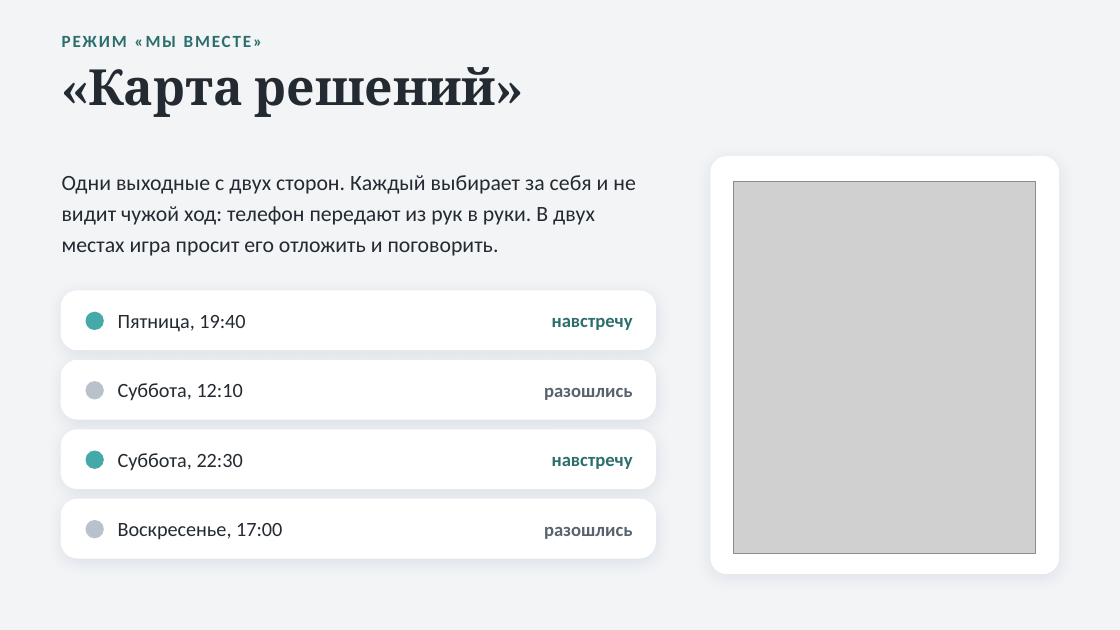
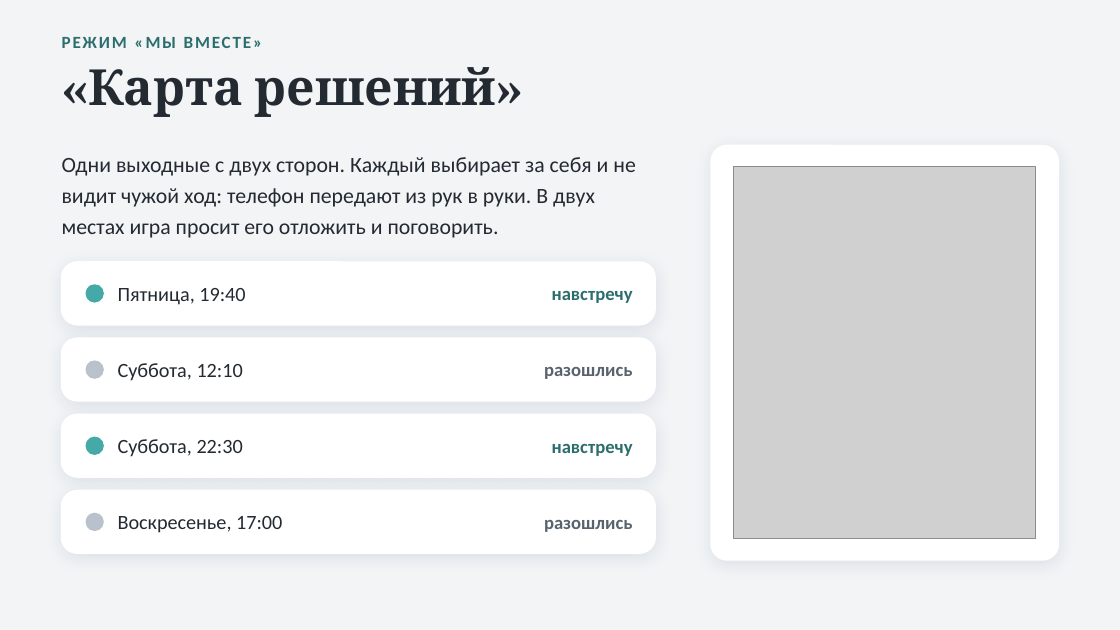
Before and after one commit to Levalnik0/proekt-eho, a slide deck: slide 9 of Проект_Эхо_презентация.pptx. Drawn at 1120x630 pixels with LibreOffice and Linux fonts; fonts in the diff are those of the drawing; grey boxes stand for pictures. Boxes give left, top, right and bottom in pixels: in the first picture for what was removed or moved away, otherwise in the second. Text is boxed around its words. In the diff, an @@ line names an element or a change of style, - is before the commit and + after.

```diff
--- a/Проект_Эхо_презентация.pptx
+++ b/Проект_Эхо_презентация.pptx
@@ text "Одни выходные с двух сторон. ...": place and size @@
-text "Одни выходные с двух сторон. ..." at box(62, 175, 636, 256)
+text "Одни выходные с двух сторон. ..." at box(62, 157, 636, 238)
@@ text "Одни выходные с двух сторон. ..." at box(62, 157, 636, 238): vertical alignment middle to top @@
@@ rounded rectangle: place and size @@
-rounded rectangle at box(711, 157, 1058, 573)
+rounded rectangle at box(711, 146, 1058, 560)
@@ picture: place and size @@
-picture at box(734, 181, 1036, 553)
+picture at box(734, 167, 1036, 539)
@@ proportions changed in 4 elements at box(62, 491, 655, 553), box(62, 414, 655, 477), box(62, 338, 655, 401), box(62, 262, 655, 325) @@
@@ rounded rectangle: place and size @@
-rounded rectangle at box(62, 291, 655, 349)
+rounded rectangle at box(62, 262, 655, 325)
@@ text "Пятница, 19:40": place and size @@
-text "Пятница, 19:40" at box(118, 315, 245, 332)
+text "Пятница, 19:40" at box(118, 288, 245, 305)
@@ text "навстречу": place and size @@
-text "навстречу" at box(552, 317, 633, 330)
+text "навстречу" at box(552, 290, 633, 303)
@@ ellipse: place and size @@
-ellipse at box(86, 312, 103, 329)
+ellipse at box(86, 284, 103, 301)
@@ rounded rectangle: place and size @@
-rounded rectangle at box(62, 361, 655, 419)
+rounded rectangle at box(62, 338, 655, 401)
@@ text "Суббота, 12:10": place and size @@
-text "Суббота, 12:10" at box(118, 383, 243, 401)
+text "Суббота, 12:10" at box(118, 363, 243, 381)
@@ text "разошлись": place and size @@
-text "разошлись" at box(544, 388, 633, 400)
+text "разошлись" at box(544, 367, 633, 379)
@@ ellipse: place and size @@
-ellipse at box(86, 382, 103, 399)
+ellipse at box(86, 362, 103, 379)
@@ rounded rectangle: place and size @@
-rounded rectangle at box(62, 430, 655, 488)
+rounded rectangle at box(62, 414, 655, 477)
@@ text "Суббота, 22:30": place and size @@
-text "Суббота, 22:30" at box(118, 453, 243, 471)
+text "Суббота, 22:30" at box(118, 439, 243, 457)
@@ text "навстречу": place and size @@
-text "навстречу" at box(552, 456, 633, 469)
+text "навстречу" at box(552, 443, 633, 456)
@@ ellipse: place and size @@
-ellipse at box(86, 451, 103, 468)
+ellipse at box(86, 437, 103, 454)
@@ rounded rectangle: place and size @@
-rounded rectangle at box(62, 500, 655, 558)
+rounded rectangle at box(62, 491, 655, 553)
@@ text "Воскресенье, 17:00": place and size @@
-text "Воскресенье, 17:00" at box(118, 523, 282, 540)
+text "Воскресенье, 17:00" at box(118, 516, 282, 533)
@@ text "разошлись": place and size @@
-text "разошлись" at box(544, 527, 633, 539)
+text "разошлись" at box(544, 520, 633, 532)
@@ ellipse: place and size @@
-ellipse at box(86, 521, 103, 538)
+ellipse at box(86, 513, 103, 530)
```
Also in this commit, not shown: 10 other slides changed, 1 slide added, 9 other files.
